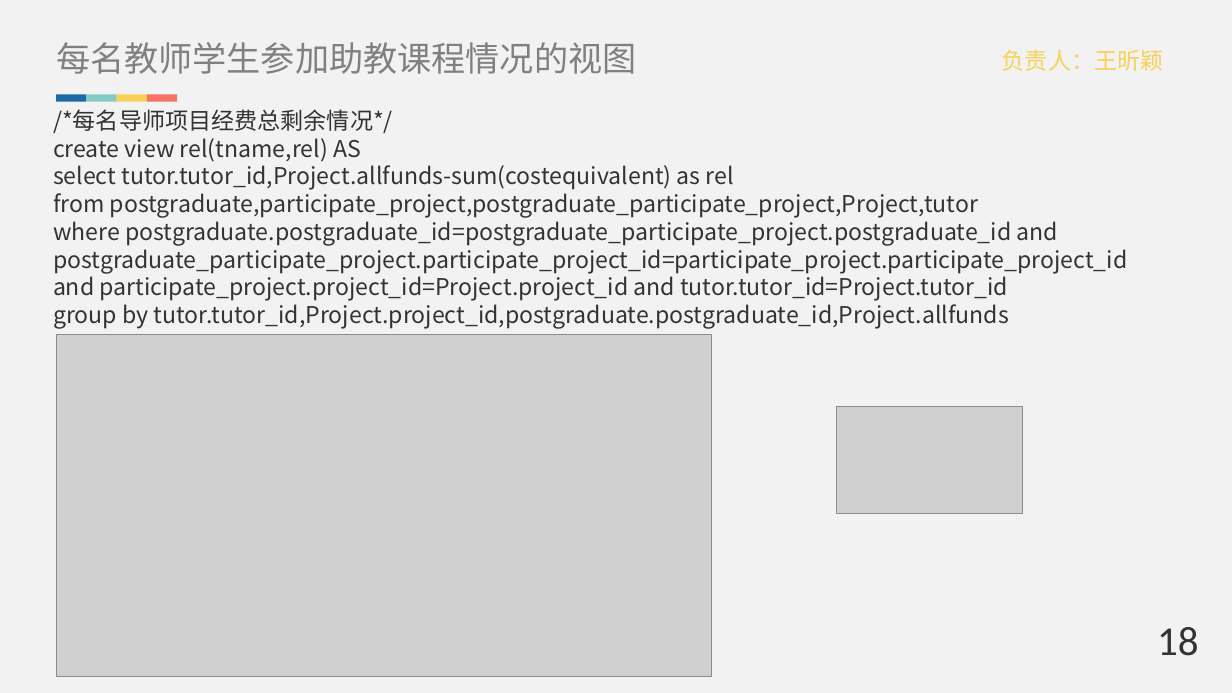
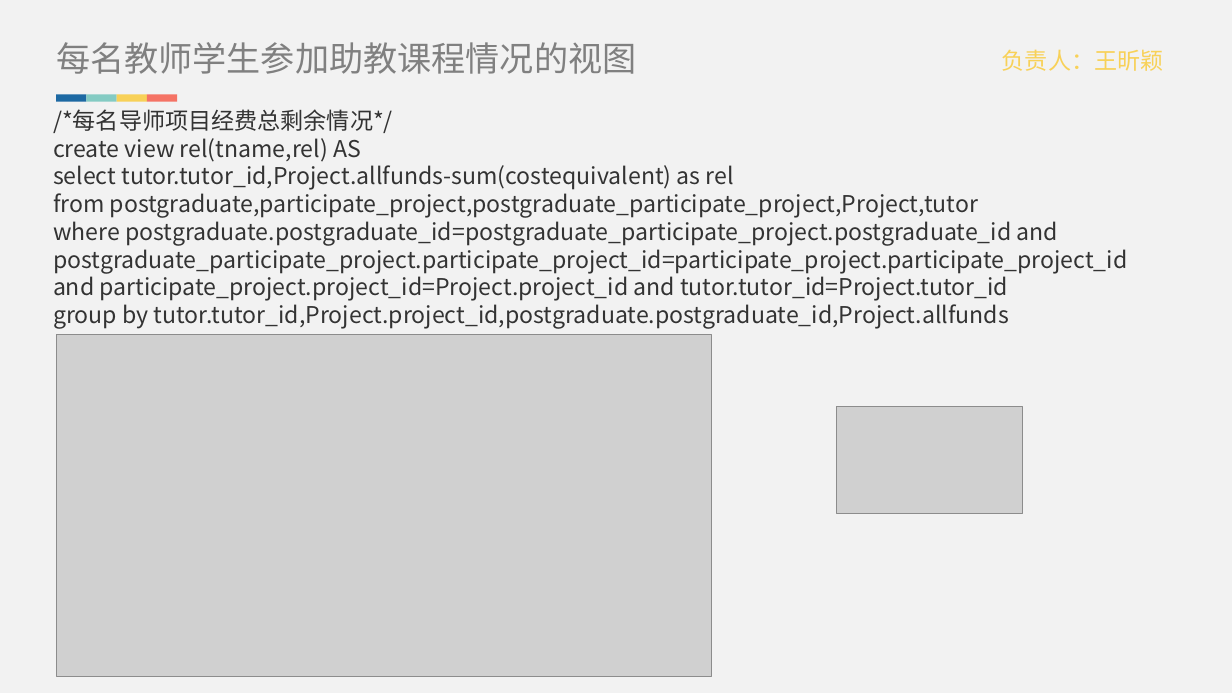
Before and after one commit to Brief-drizzle/database-ks, a slide deck: slide 30 of doc/答辩ppt.pptx (slide 24 before the commit). Drawn at 1232x693 pixels with LibreOffice and Linux fonts; fonts in the diff are those of the drawing; grey boxes stand for pictures. Boxes give left, top, right and bottom in pixels: in the first picture for what was removed or moved away, otherwise in the second. Text is boxed around its words. In the diff, an @@ line names an element or a change of style, - is before the commit and + after.

```diff
--- a/doc/答辩ppt.pptx
+++ b/doc/答辩ppt.pptx
@@ text removed at (1157,627,1199,656) @@
-18
```
Also in this commit, not shown: 22 other slides changed, 5 slides added, 3 other files.
